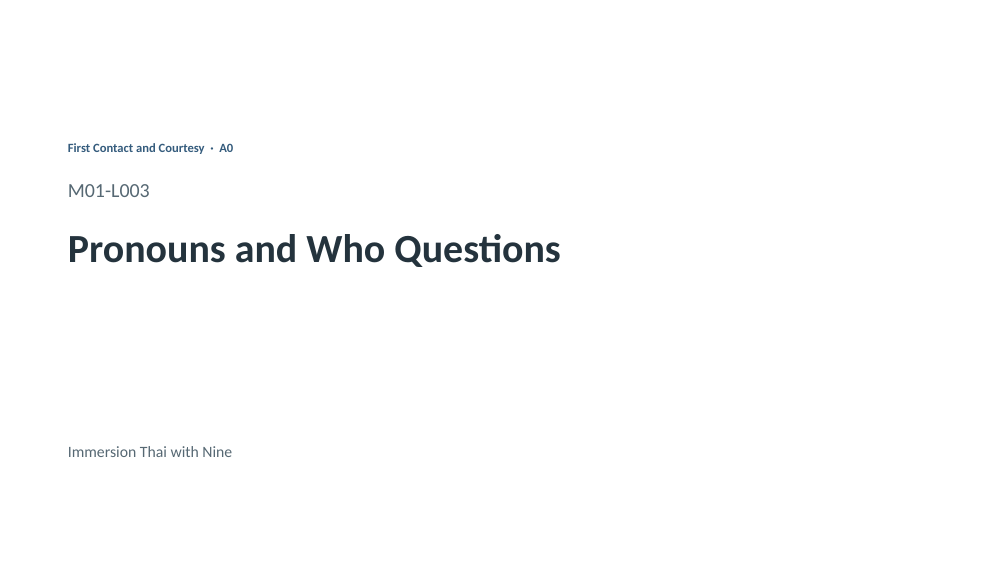
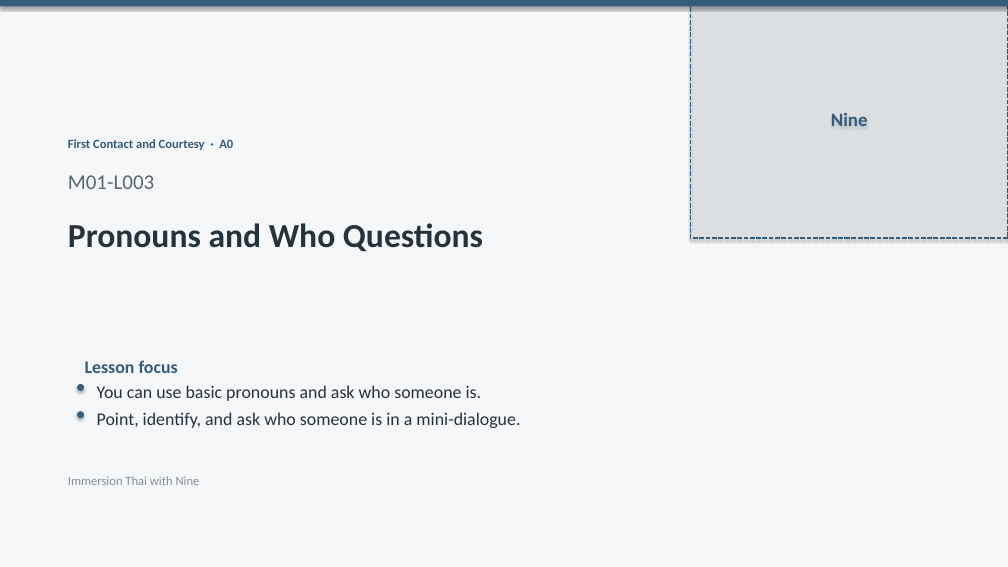
Before and after one commit to OTFTCS/thai-nine, a slide deck: slide 1 of course/modules/M01/L003/M01-L003-canva-deck.pptx. Drawn at 1008x567 pixels with LibreOffice and Linux fonts; fonts in the diff are those of the drawing; background and template pictures are left out. Boxes give left, top, right and bottom in pixels: in the first picture for what was removed or moved away, otherwise in the second. Text is boxed around its words. In the diff, an @@ line names an element or a change of style, - is before the commit and + after.

```diff
--- a/course/modules/M01/L003/M01-L003-canva-deck.pptx
+++ b/course/modules/M01/L003/M01-L003-canva-deck.pptx
@@ background picture (left out) to #F5F7F8 @@
@@ rectangle added at [0, 0, 1008, 6], fill #355C7D @@
@@ rectangle added at [690, 0, 1008, 238], fill #DBE7EC at 30% opacity, outline #355C7D 1.5 pt dashed, 18 pt, text #355C7D, bold @@
+Nine
@@ text "First Contact and Courtesy · ...": place and size @@
-text "First Contact and Courtesy · ..." at [68, 143, 233, 154]
+text "First Contact and Courtesy · ..." at [68, 139, 233, 150]
@@ text "M01-L003": place and size @@
-text "M01-L003" at [68, 184, 150, 197]
+text "M01-L003" at [68, 175, 154, 189]
@@ text "M01-L003" at [68, 175, 154, 189]: size 19 to 20 pt @@
@@ text "Pronouns and Who Questions": place and size @@
-text "Pronouns and Who Questions" at [68, 234, 560, 267]
+text "Pronouns and Who Questions" at [68, 223, 483, 252]
@@ text "Pronouns and Who Questions" at [68, 223, 483, 252]: size 38 to 32 pt @@
@@ ellipse added at [77, 384, 84, 391], fill #355C7D @@
@@ text added at [85, 360, 178, 373], 17 pt, text #355C7D, bold @@
+Lesson focus
@@ text added at [97, 385, 482, 401], 17 pt, text #24333D @@
+You can use basic pronouns and ask who someone is.
@@ ellipse added at [77, 411, 84, 418], fill #355C7D @@
@@ text added at [97, 412, 520, 428], 17 pt, text #24333D @@
+Point, identify, and ask who someone is in a mini-dialogue.
@@ text "Immersion Thai with Nine": place and size @@
-text "Immersion Thai with Nine" at [68, 446, 232, 457]
+text "Immersion Thai with Nine" at [68, 476, 200, 485]
@@ text "Immersion Thai with Nine" at [68, 476, 200, 485]: size 15 to 12 pt, text colour #566873 to #82909A @@
```
Also in this commit, not shown: 8 slides added, 8 slides removed, 20 other files.
